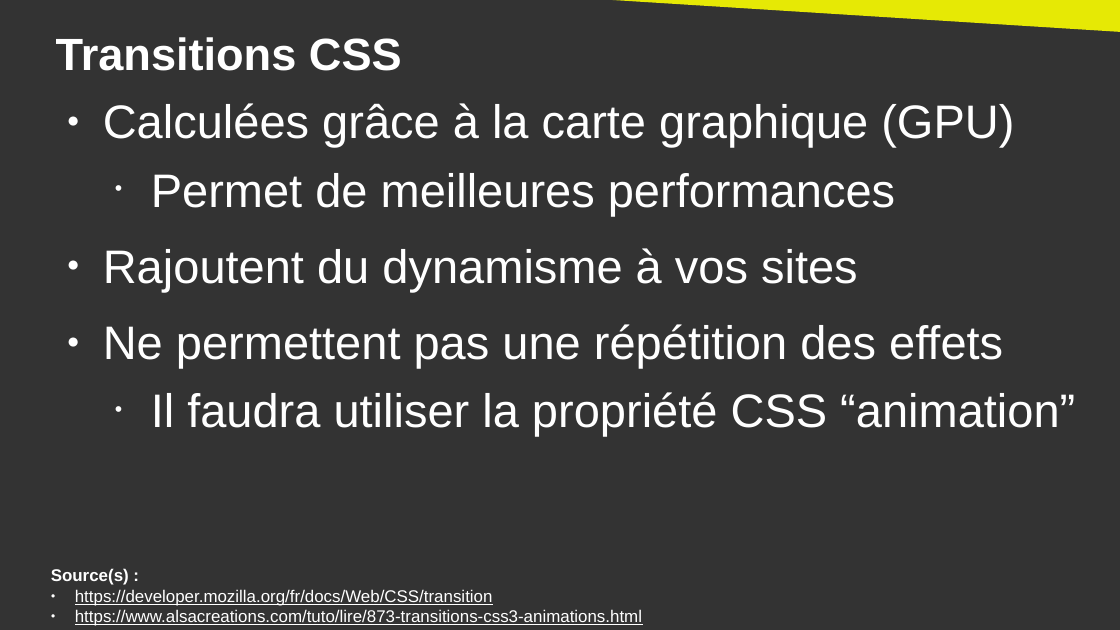
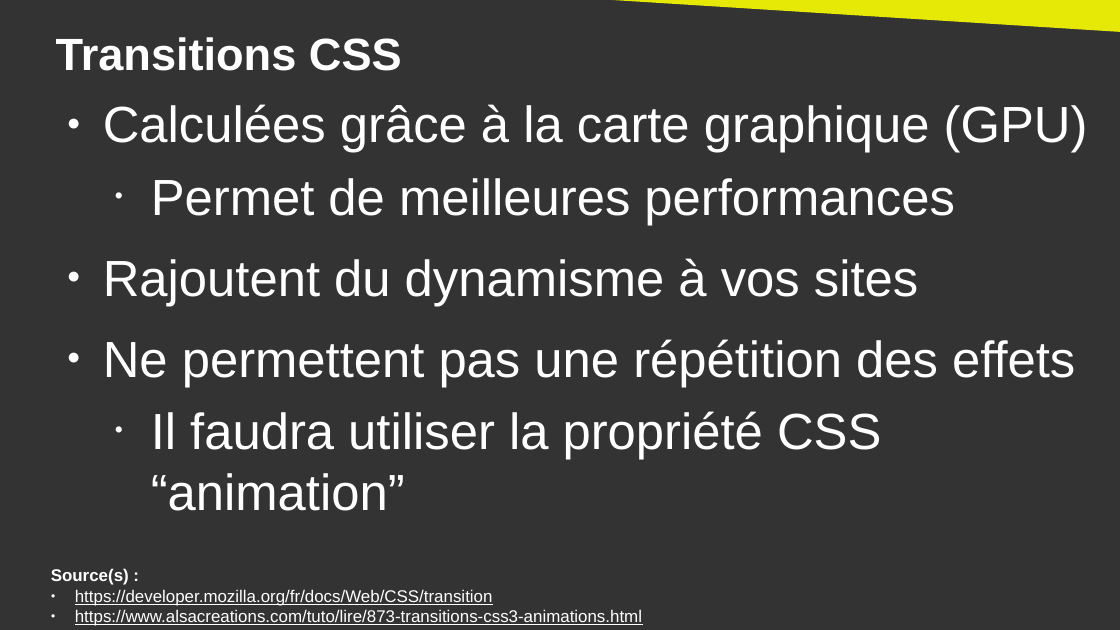
Before and after one commit to DanYellow/cours, a slide deck: slide 8 of integration-web-s2/travaux-pratiques/numero-2/presentation.odp. Drawn at 1120x630 pixels with LibreOffice and Linux fonts; fonts in the diff are those of the drawing. Boxes give left, top, right and bottom in pixels: in the first picture for what was removed or moved away, otherwise in the second. Text is boxed around its words. In the diff, an @@ line names an element or a change of style, - is before the commit and + after.

```diff
--- a/integration-web-s2/travaux-pratiques/numero-2/presentation.odp
+++ b/integration-web-s2/travaux-pratiques/numero-2/presentation.odp
@@ text "Calculées grâce à la carte ..." at [103,104,1088,460]: size 33.3 to 36 pt @@
```
Also in this commit, not shown: 6 other slides changed, 3 other files.
